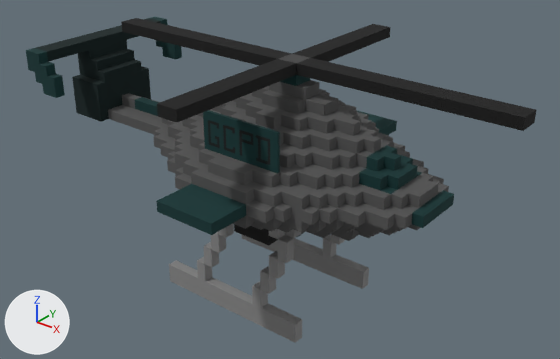
Renders of the OBJ model Modelos_obj/Transportes/helicopter.obj from each side of a commit.
Before and after are seen from a 50 mm camera at (17.2, -20.3, 14.7) aimed at (0.8, 0.2, 2.1). The lights are fixed; the arrows at lower left show +X, +Y and +Z. Where no turn or scale is listed for an object, it has been applied to the vertices. Vertices at the same position are counted once.

Objects in the first picture: 'Untitled'.
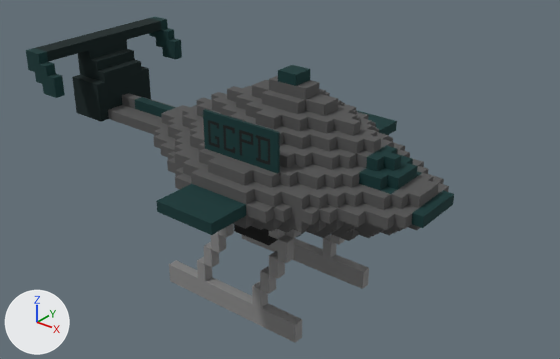
Changed parts and their boxes [x1, y1, x2, y2] in the pictures (560 x 359 px):
'Untitled', reshaped (16% narrower)
    before: [26, 17, 536, 343]
    after: [26, 17, 454, 343]
part 1 of me_untitled, cut back
    before: [121, 18, 536, 131]
    after: [279, 65, 309, 75]

The change, as a list of edits to the scene's bpy script:
```text
Change me_untitled:
    used by ob_untitled; location = (0.0, 0.0, 0.0)
    remove me_untitled.from_pydata(...)  # 1480 vertices, 2972 faces; spans x -8.9..9.9, y -5.9..5.7, z -2.7..6.9
    add me_untitled.from_pydata(...)  # 1460 vertices, 2932 faces; spans x -8.9..7.5, y -5.5..5.3, z -2.7..6.5
    me_untitled part 1
    20 vertices are removed from x -6.9..9.9, y -5.9..5.7, z 6.5..6.9
    42 faces are deleted
    2 new faces join them
```
